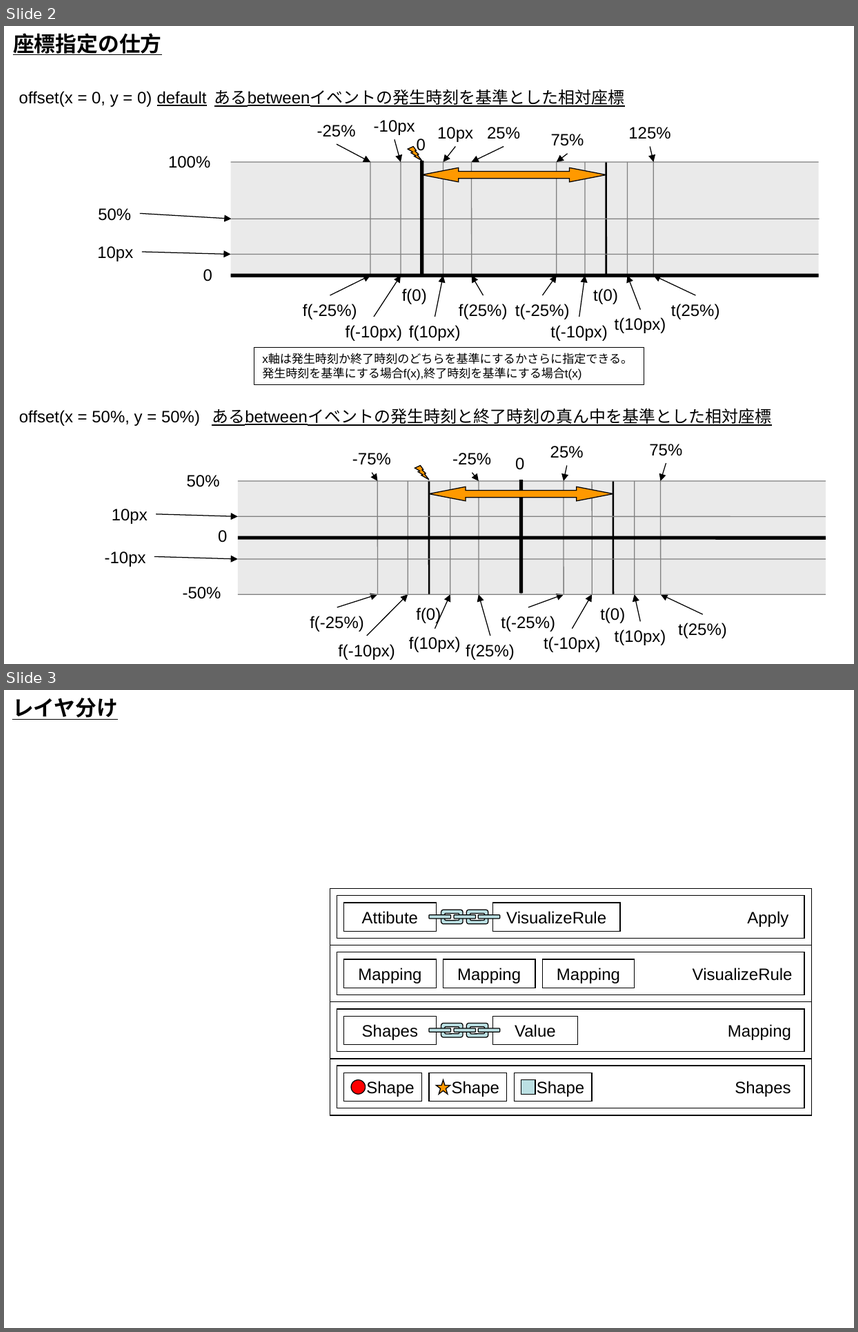
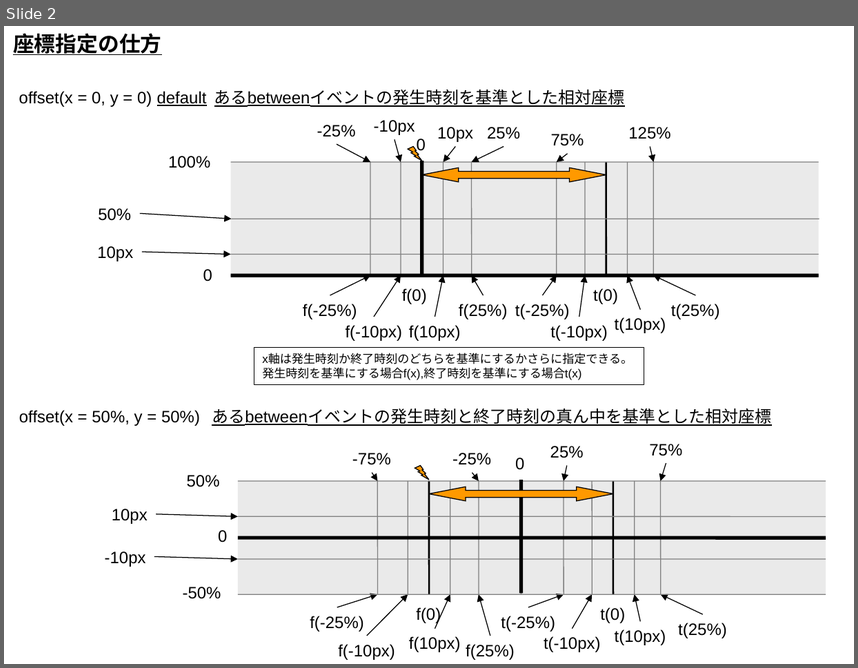
Before and after one commit to YixiaoLi/tlv4mc, a slide deck: TLV/doc/設計/可視化ルール構想.ppt. Shown one above the other, each under a label of ours: slides 2 and 3 before the commit, slide 2 after it. The pictures are 858x1332 and 858x668 pixels, drawn with LibreOffice and Linux fonts; fonts in the diff are those of the drawing. Boxes give left, top, right and bottom in pixels: in the first picture for what was removed or moved away, otherwise in the second. Text is boxed around its words. In the diff, an @@ line names an element or a change of style, - is before the commit and + after.

```diff
--- a/TLV/doc/設計/可視化ルール構想.ppt
+++ b/TLV/doc/設計/可視化ルール構想.ppt
@@ slide 3 removed at (x1=4, y1=690, x2=854, y2=1328), background #FFFFFF @@
@@ title removed at (x1=12, y1=698, x2=118, y2=720) @@
-レイヤ分け
@@ rectangle removed at (x1=330, y1=888, x2=811, y2=945) @@
@@ rectangle removed at (x1=337, y1=896, x2=805, y2=938) @@
@@ rectangle removed at (x1=344, y1=903, x2=436, y2=931) @@
-Attibute
@@ group removed at (x1=429, y1=909, x2=500, y2=924): 7 rounded rectangles @@
@@ rectangle removed at (x1=493, y1=903, x2=620, y2=931) @@
-VisualizeRule
@@ text removed at (x1=747, y1=911, x2=789, y2=927) @@
-Apply
@@ rectangle removed at (x1=330, y1=945, x2=811, y2=1002) @@
@@ rectangle removed at (x1=337, y1=952, x2=805, y2=994) @@
@@ rectangle removed at (x1=344, y1=960, x2=436, y2=988) @@
-Mapping
@@ rectangle removed at (x1=444, y1=960, x2=535, y2=988) @@
-Mapping
@@ rectangle removed at (x1=542, y1=960, x2=634, y2=988) @@
-Mapping
@@ text removed at (x1=693, y1=967, x2=793, y2=980) @@
-VisualizeRule
@@ rectangle removed at (x1=330, y1=1002, x2=811, y2=1059) @@
@@ rectangle removed at (x1=337, y1=1009, x2=805, y2=1052) @@
@@ rectangle removed at (x1=344, y1=1016, x2=436, y2=1045) @@
-Shapes
@@ rectangle removed at (x1=493, y1=1016, x2=578, y2=1045) @@
-Value
@@ group removed at (x1=429, y1=1023, x2=500, y2=1038): 7 rounded rectangles @@
@@ text removed at (x1=728, y1=1024, x2=791, y2=1040) @@
-Mapping
@@ rectangle removed at (x1=330, y1=1058, x2=811, y2=1115) @@
@@ rectangle removed at (x1=337, y1=1066, x2=805, y2=1108) @@
@@ rectangle removed at (x1=344, y1=1072, x2=422, y2=1101) @@
@@ ellipse removed at (x1=351, y1=1079, x2=366, y2=1094) @@
@@ text removed at (x1=366, y1=1081, x2=414, y2=1096) @@
-Shape
@@ rectangle removed at (x1=429, y1=1072, x2=507, y2=1101) @@
@@ star removed at (x1=436, y1=1079, x2=450, y2=1094) @@
@@ text removed at (x1=452, y1=1081, x2=499, y2=1096) @@
-Shape
@@ rectangle removed at (x1=514, y1=1072, x2=593, y2=1101) @@
@@ rectangle removed at (x1=521, y1=1079, x2=535, y2=1094) @@
@@ text removed at (x1=537, y1=1081, x2=584, y2=1096) @@
-Shape
@@ text removed at (x1=735, y1=1081, x2=791, y2=1096) @@
-Shapes
```
Also in this commit, not shown: 1 slide changed, 2 slides added, 1 other slide removed.
